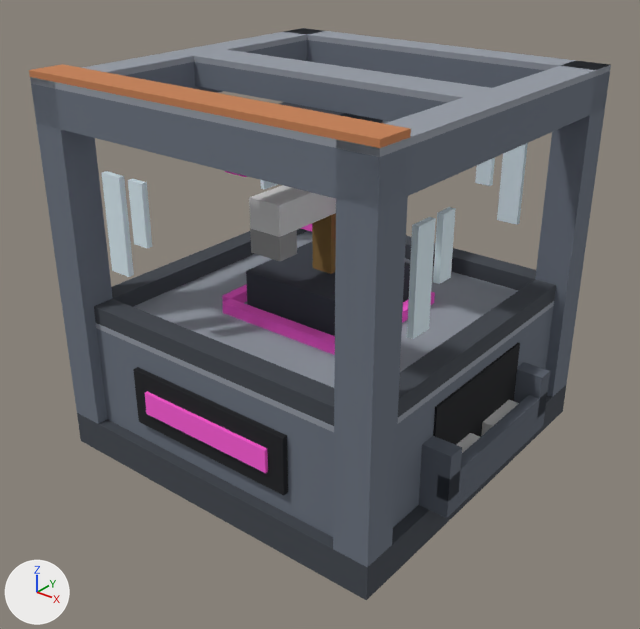
Before and after pictures for a commit that changed the glTF model assets/models/disintegrator.glb.
The view is the same before and after, from a 50 mm lens placed at (1.85, -1.227, 1.421), pointed at (0.526, 0.428, 0.395). The axes (+X, +Y, +Z) are drawn at lower left. The lights are the same throughout. The first picture is the older version. Vertices at exactly the same position are counted once.

The first picture shows 'body.021', 'half_a', 'tier.012' and 2 more.
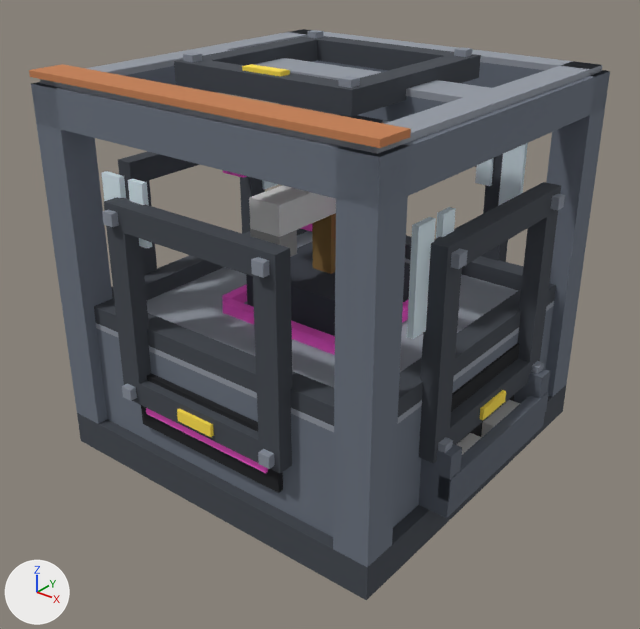
Boxes [x1, y1, x2, y2] around the edits, measured in the pictures (640 x 629 px):
'body.021', reshaped
    before: [30, 28, 611, 600]
    after: [31, 29, 610, 600]
'link_y-.015', added
    after: [102, 197, 292, 473]
    faces in mat_case_dark (dark grey #42474f): [104, 197, 292, 473]
    faces in mat_steel (grey #8a919d): [102, 210, 275, 469]
    faces in mat_glow_energy (yellow #ffe14a): [177, 409, 214, 437]
'link_x+.015', added
    after: [419, 182, 565, 464]
    faces in mat_case_dark (dark grey #42474f): [419, 182, 561, 464]
    faces in mat_steel (grey #8a919d): [438, 194, 565, 453]
    faces in mat_glow_energy (yellow #ffe14a): [480, 390, 506, 420]
'link_z+.015', added
    after: [174, 30, 481, 117]
    faces in mat_case_dark (dark grey #42474f): [174, 36, 481, 117]
    faces in mat_steel (grey #8a919d): [183, 30, 472, 88]
    faces in mat_glow_energy (yellow #ffe14a): [242, 64, 290, 77]
'link_x-.015', added
    after: [118, 151, 265, 275]
'link_y+.015', added
    after: [474, 154, 508, 262]
part 1 of me_disintegrator_body, added
    after: [40, 79, 403, 154]
part 2 of me_disintegrator_body, added
    after: [342, 62, 602, 154]
part 3 of me_disintegrator_body, added
    after: [307, 32, 602, 76]
part 4 of me_disintegrator_body, added
    after: [40, 29, 312, 88]
part 5 of me_disintegrator_body, added (black)
    after: [141, 373, 283, 493]
part 6 of me_disintegrator_body, added
    after: [438, 392, 549, 502]
part 7 of me_disintegrator_body, deleted (black)
    before: [133, 367, 288, 496]
part 8 of me_disintegrator_body, deleted
    before: [30, 28, 611, 157]
part 9 of me_disintegrator_body, deleted
    before: [436, 393, 547, 501]

The change, as a list of edits to the scene's bpy script:
```text
Change me_disintegrator_body:
    remove me_disintegrator_body.from_pydata(...)  # 338 vertices, 576 faces; spans x 0.0..1.047, y 0.0..1.0, z 0.0..1.016
    add me_disintegrator_body.from_pydata(...)  # 356 vertices, 576 faces; spans x 0.0..1.05, y 0.0..1.0, z 0.0..1.016
    me_disintegrator_body part 1: a new loose piece, a box spanning x 0.016..0.984, y 0.016..0.094, z 1.0..1.016, in mat_case_light (grey #949aa4)
    me_disintegrator_body part 2: a new loose piece, a box spanning x 0.906..0.984, y 0.016..0.984, z 1.0..1.016, in mat_case_light (grey #949aa4)
    me_disintegrator_body part 3: a new loose piece, a box spanning x 0.016..0.984, y 0.906..0.984, z 1.0..1.016, in mat_case_light (grey #949aa4)
    me_disintegrator_body part 4: a new loose piece, a box spanning x 0.016..0.094, y 0.016..0.984, z 1.0..1.016, in mat_case_light (grey #949aa4)
    me_disintegrator_body part 5: a new loose piece, a box spanning x 0.266..0.734, y 0.016..0.031, z 0.156..0.312, in mat_black (black #15171c)
    me_disintegrator_body part 6: a new loose piece, a box spanning x 1.019..1.05, y 0.25..0.75, z 0.141..0.203, in mat_steel_mid (greyish blue #5d6470)
    me_disintegrator_body part 7: the loose piece of 8 vertices spanning x 0.25..0.75, y 0.016..0.031, z 0.156..0.312 is deleted
    me_disintegrator_body part 8: 16 vertices removed from x 0.0..1.0, y 0.0..1.0, z 1.016
    me_disintegrator_body part 9: 6 vertices removed from x 1.016..1.047, y 0.25..0.75, z 0.141..0.203
    other edits to the shape of me_disintegrator_body do not show in these pictures
Add ob_link_z__015:
    ob_link_z__015 = bpy.data.objects.new('link_z+.015', me_disintegrator_link_z)  # 64 vertices, 108 faces; spans x 0.238..0.762, y 0.238..0.762, z 0.991..1.061; in mat_case_dark (dark grey #42474f), mat_steel (grey #8a919d), mat_glow_energy (yellow #ffe14a)
    ob_link_z__015.location = (0.0, 0.0, 0.0)
Add ob_link_y__015_1:
    ob_link_y__015_1 = bpy.data.objects.new('link_y-.015', me_disintegrator_link_y_1)  # 72 vertices, 108 faces; spans x 0.238..0.763, y -0.028..0.038, z 0.238..0.762; in mat_case_dark (dark grey #42474f), mat_steel (grey #8a919d), mat_glow_energy (yellow #ffe14a)
    ob_link_y__015_1.location = (0.0, 0.0, 0.0)
Add ob_link_y__015:
    ob_link_y__015 = bpy.data.objects.new('link_y+.015', me_disintegrator_link_y)  # 64 vertices, 108 faces; spans x 0.238..0.762, y 0.962..1.028, z 0.238..0.762; in mat_case_dark (dark grey #42474f), mat_steel (grey #8a919d), mat_glow_energy (yellow #ffe14a)
    ob_link_y__015.location = (0.0, 0.0, 0.0)
Add ob_link_x__015_1:
    ob_link_x__015_1 = bpy.data.objects.new('link_x-.015', me_disintegrator_link_x_1)  # 68 vertices, 108 faces; spans x -0.028..0.038, y 0.238..0.762, z 0.238..0.762; in mat_case_dark (dark grey #42474f), mat_steel (grey #8a919d), mat_glow_energy (yellow #ffe14a)
    ob_link_x__015_1.location = (0.0, 0.0, 0.0)
Add ob_link_x__015:
    ob_link_x__015 = bpy.data.objects.new('link_x+.015', me_disintegrator_link_x)  # 64 vertices, 108 faces; spans x 0.962..1.028, y 0.238..0.762, z 0.238..0.762; in mat_case_dark (dark grey #42474f), mat_steel (grey #8a919d), mat_glow_energy (yellow #ffe14a)
    ob_link_x__015.location = (0.0, 0.0, 0.0)
```
